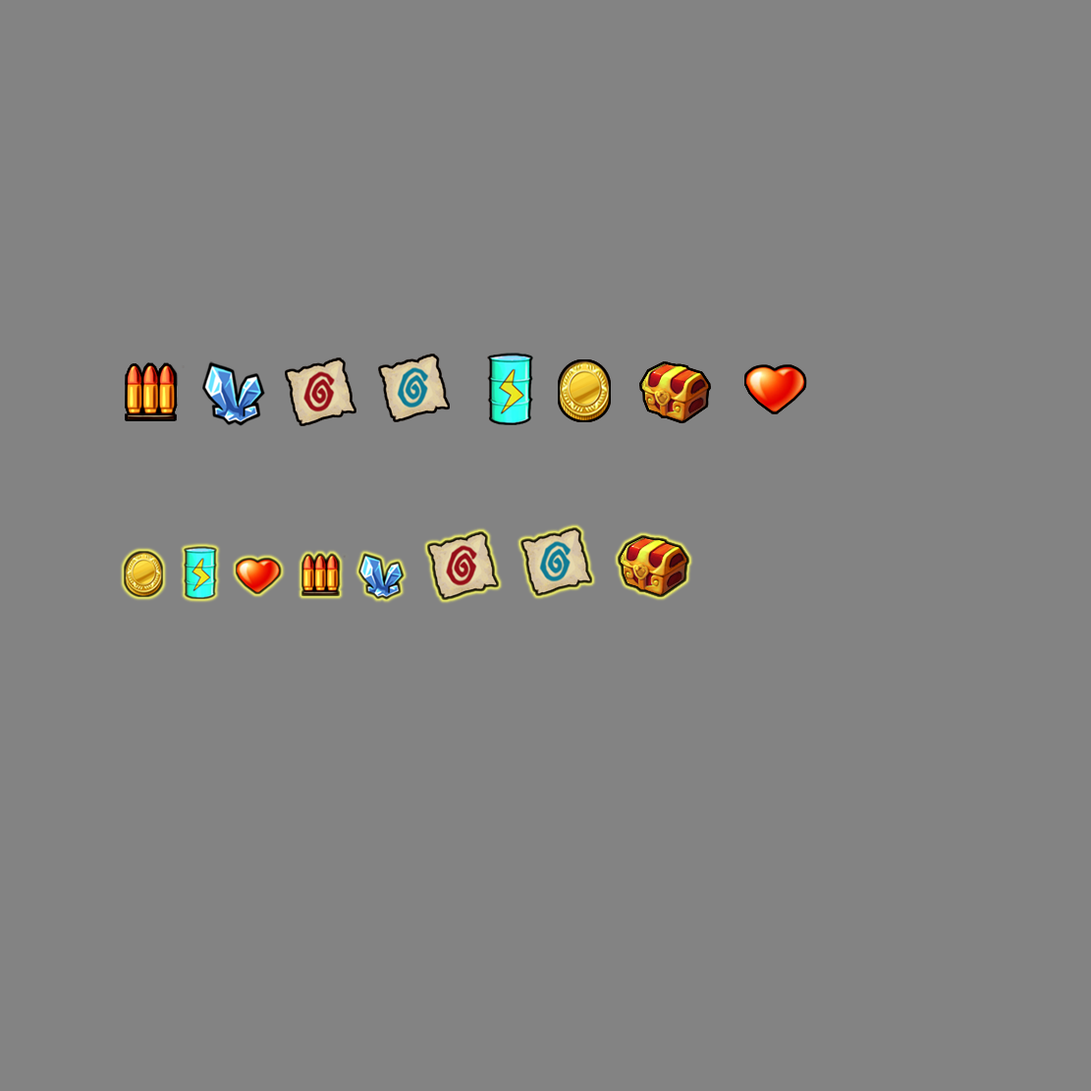
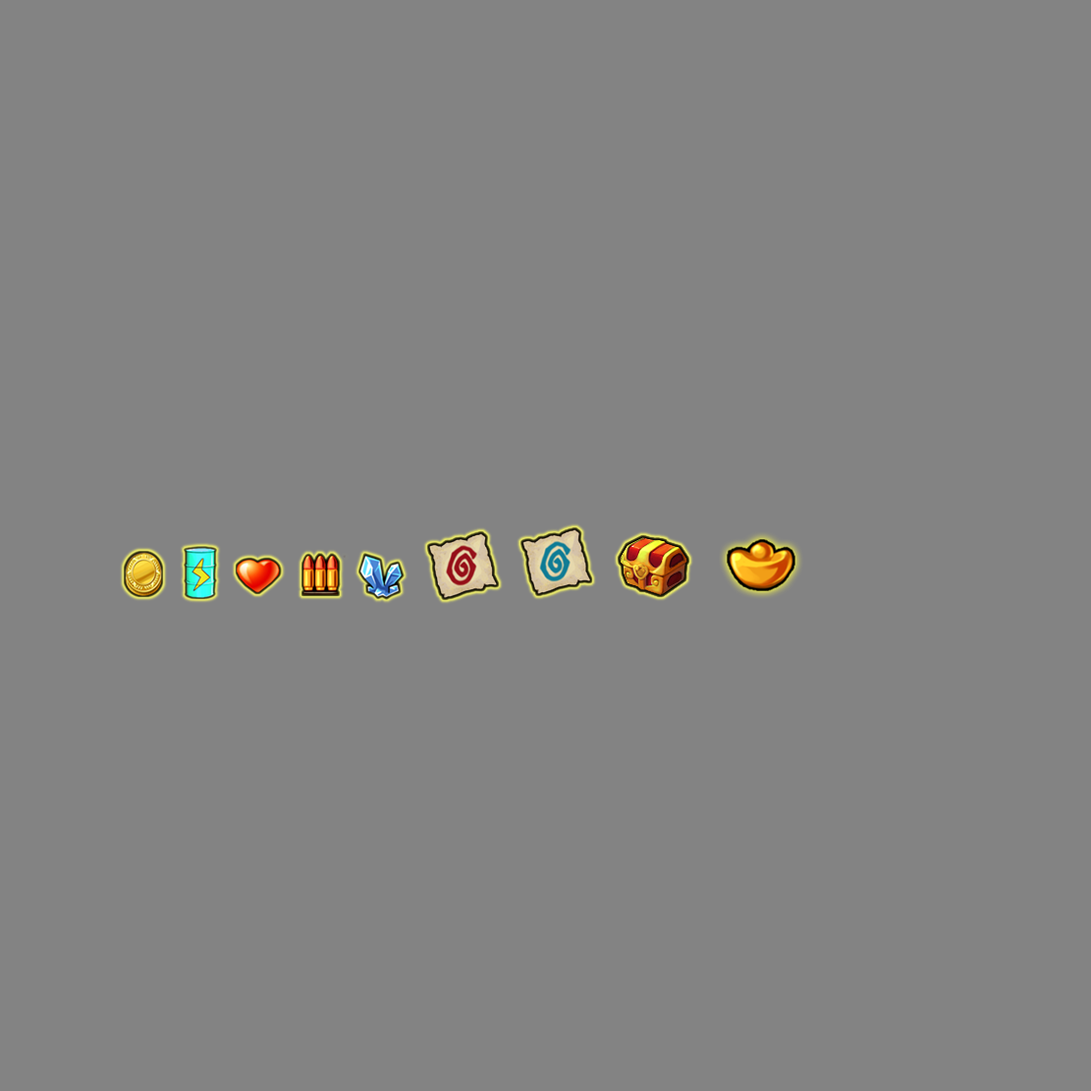
Two versions of the same layered image (1091x1091). Layer-by-layer changes:
added layer "元宝 副本" in group "掉落物品实际大小闪" over (727, 539, 796, 592)
added layer "元宝" (1st of 2, in "掉落物品实际大小") in group "掉落物品实际大小" over (727, 539, 796, 592)
renamed "实际大小" to "掉落物件初始大小", hid the group it (9 layers) over (124, 352, 808, 427)
